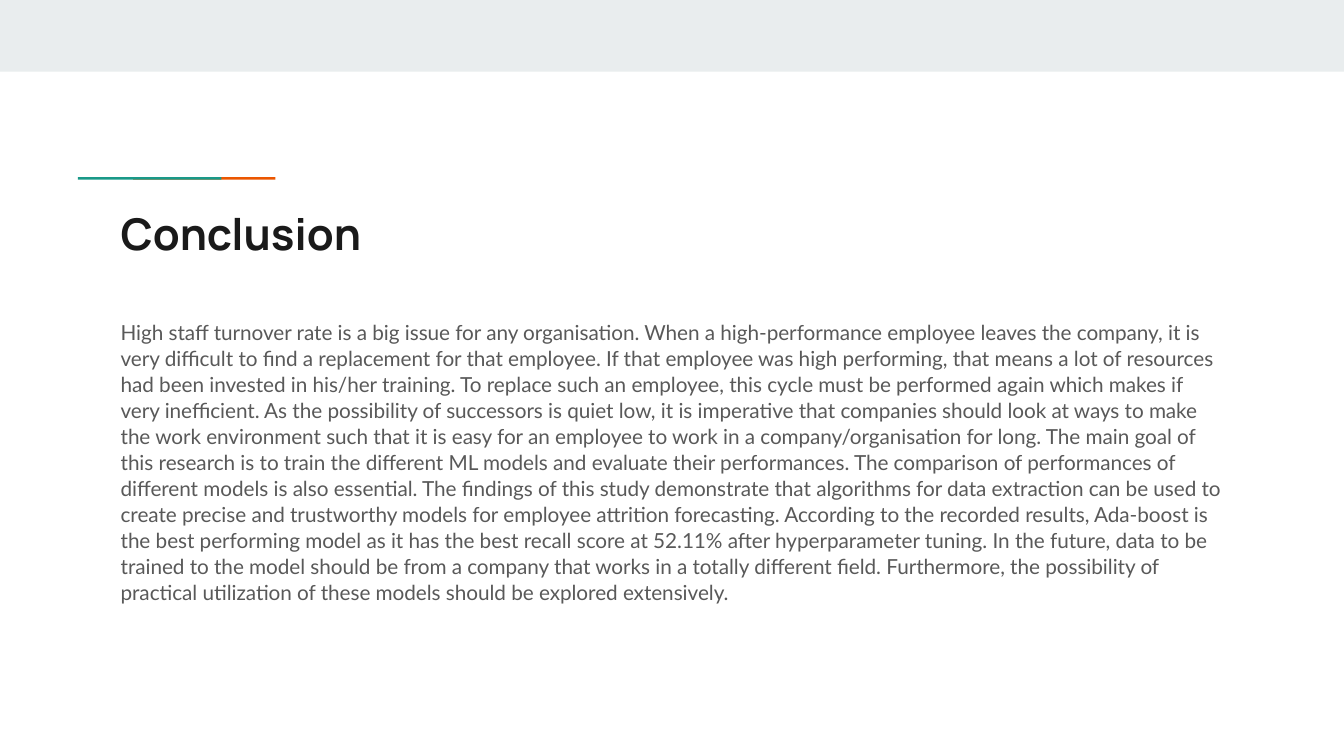
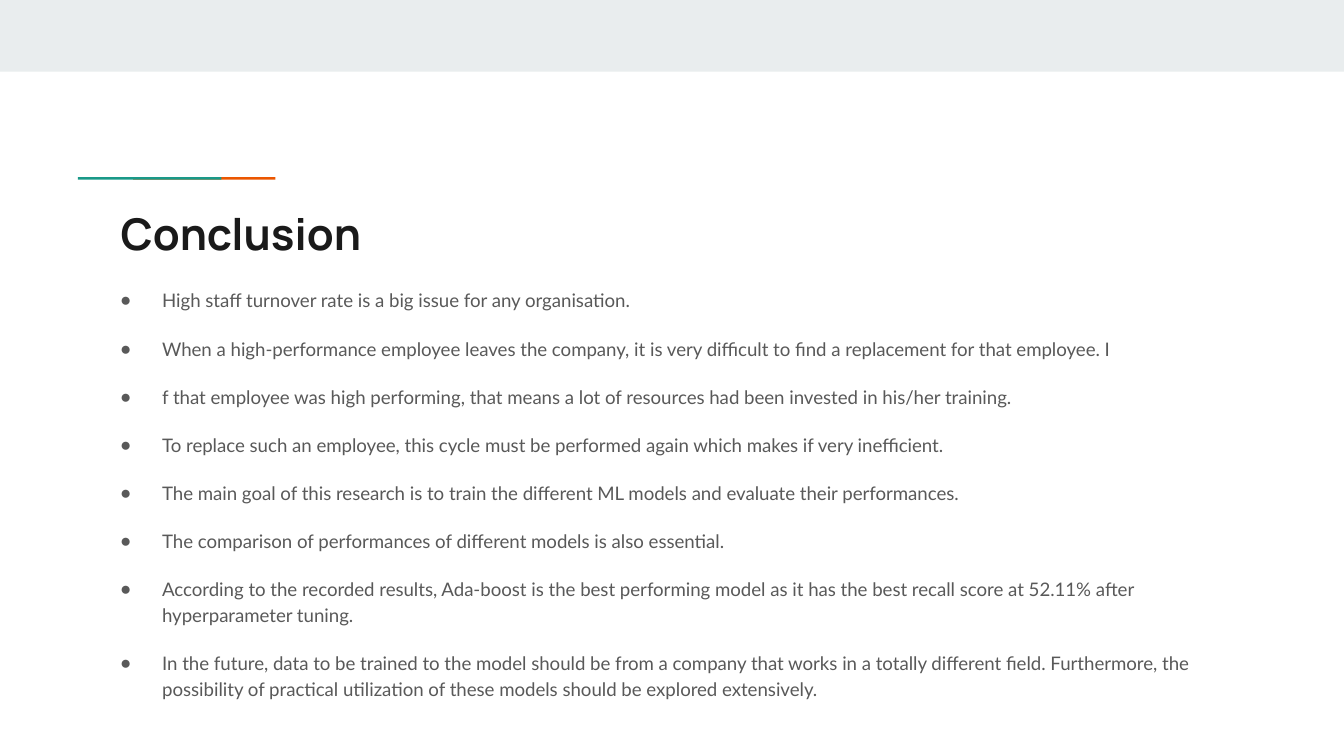
Before and after one commit to rajat-singh1999/MCA, a slide deck: slide 19 of SEM_2/data mining/J/Datamining ppt.pptx. Drawn at 1344x756 pixels with LibreOffice and Linux fonts; fonts in the diff are those of the drawing. Boxes give left, top, right and bottom in pixels: in the first picture for what was removed or moved away, otherwise in the second. Text is boxed around its words. In the diff, an @@ line names an element or a change of style, - is before the commit and + after.

```diff
--- a/SEM_2/data mining/J/Datamining ppt.pptx
+++ b/SEM_2/data mining/J/Datamining ppt.pptx
@@ text at (x1=162, y1=293, x2=1189, y2=699): text changed; size 11.1 to 10 pt @@
-High staff turnover rate is a big issue for any organisation. When a high-performance employee leaves the company, it is very difficult to find a replacement for that employee. If that employee was high performing, that means a lot of resources had been invested in his/her training. To replace such an employee, this cycle must be performed again which makes if very inefficient. As the possibility of successors is quiet low, it is imperative that companies should look at ways to make the work environment such that it is easy for an employee to work in a company/organisation for long. The main goal of this research is to train the different ML models and evaluate their performances. The comparison of performances of different models is also essential. The findings of this study demonstrate that algorithms for data extraction can be used to create precise and trustworthy models for employee attrition forecasting. According to the recorded results, Ada-boost is the best performing model as it has the best recall score at 52.11% after hyperparameter tuning. In the future, data to be trained to the model should be from a company that works in a totally different field. Furthermore, the possibility of practical utilization of these models should be explored extensively.
+● High staff turnover rate is a big issue for any organisation.
+● When a high-performance employee leaves the company, it is very difficult to find a replacement for that employee. I
+● f that employee was high performing, that means a lot of resources had been invested in his/her training.
+● To replace such an employee, this cycle must be performed again which makes if very inefficient.
+● The main goal of this research is to train the different ML models and evaluate their performances.
+● The comparison of performances of different models is also essential.
+● According to the recorded results, Ada-boost is the best performing model as it has the best recall score at 52.11% after hyperparameter tuning.
+● In the future, data to be trained to the model should be from a company that works in a totally different field. Furthermore, the possibility of practical utilization of these models should be explored extensively.
```
Also in this commit, not shown: 5 other files.
